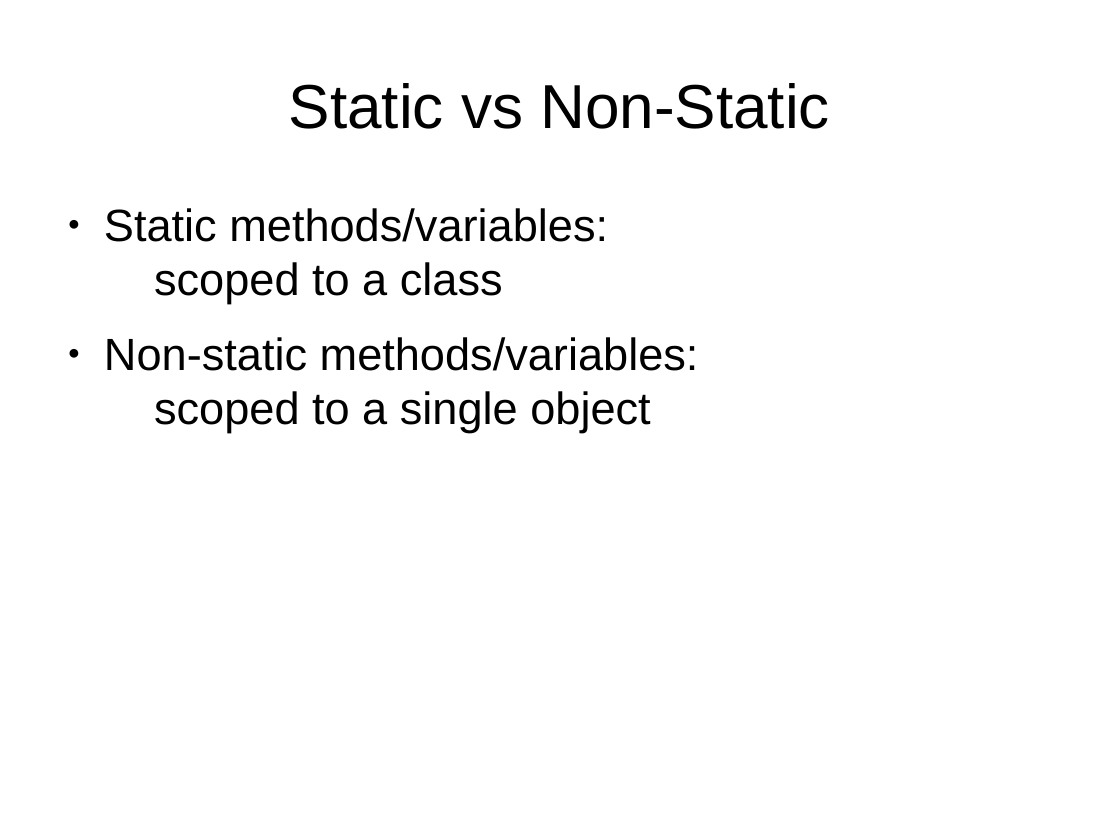
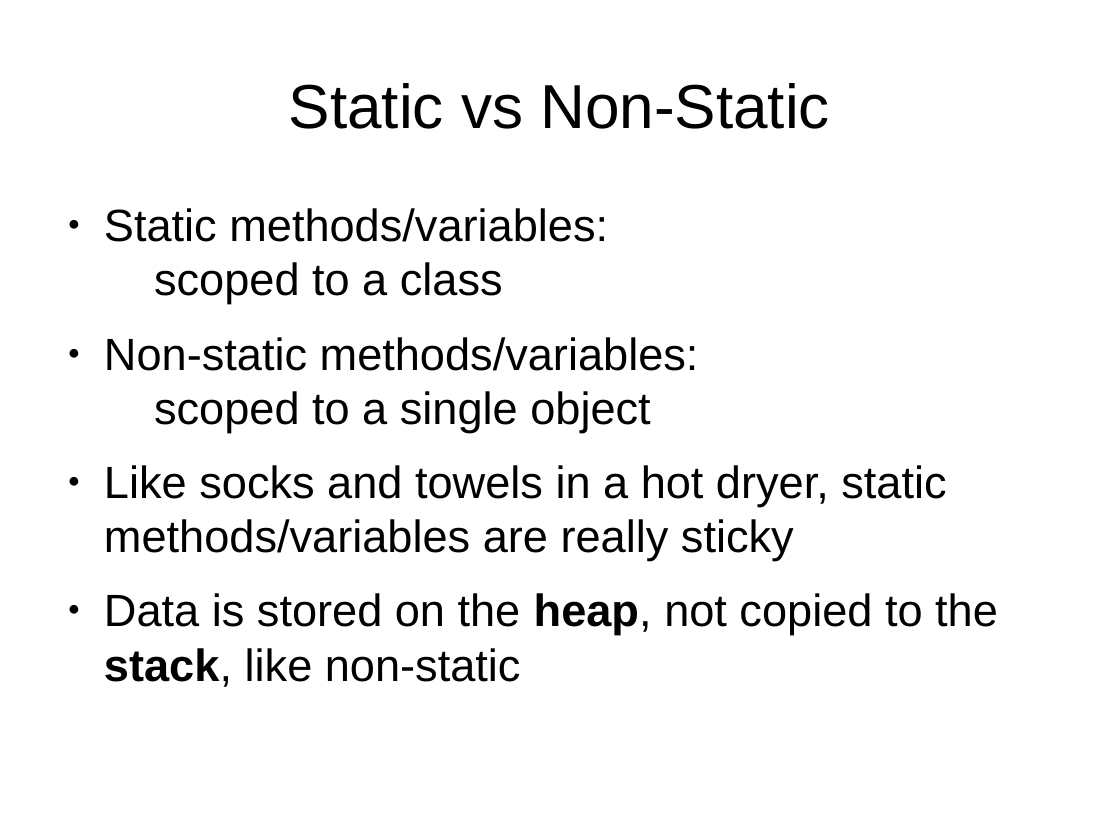
Before and after one commit to yv444/cse219-review, a slide deck: slide 16 of midterm_review.odp. Drawn at 1120x840 pixels with LibreOffice and Linux fonts; fonts in the diff are those of the drawing. Boxes give left, top, right and bottom in pixels: in the first picture for what was removed or moved away, otherwise in the second. Text is boxed around its words. In the diff, an @@ line names an element or a change of style, - is before the commit and + after.

```diff
--- a/midterm_review.odp
+++ b/midterm_review.odp
@@ text at box(104, 465, 998, 687): paragraphs added @@
+● Like socks and towels in a hot dryer, static methods/variables are really sticky
+● Data is stored on the heap, not copied to the stack, like non-static
```
Also in this commit, not shown: 2 other files.
